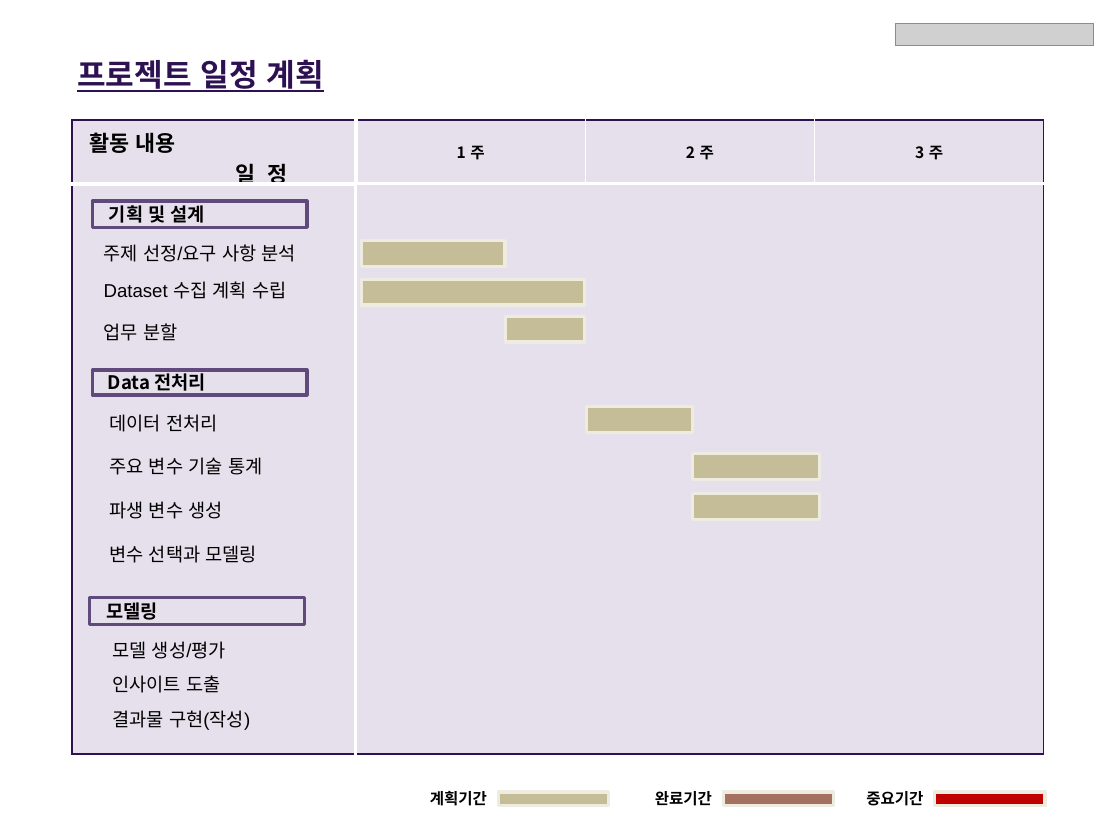
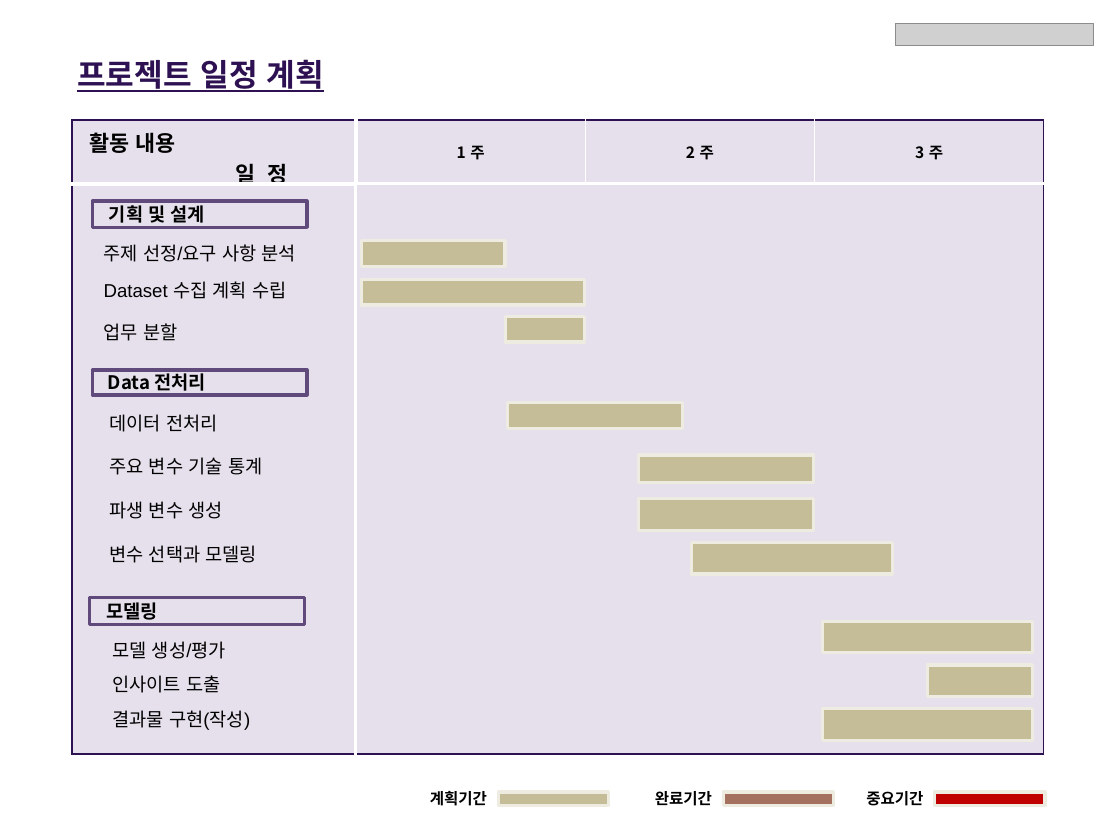
Before and after one commit to naleetwo/MidtermProject, a slide deck: slide 8 of PPT/중간프로젝트 기획안 _ (2팀)_20230402_SeokwonNa.pptx. Drawn at 1120x840 pixels with LibreOffice and Linux fonts; fonts in the diff are those of the drawing; grey boxes stand for pictures. Boxes give left, top, right and bottom in pixels: in the first picture for what was removed or moved away, otherwise in the second. Text is boxed around its words. In the diff, an @@ line names an element or a change of style, - is before the commit and + after.

```diff
--- a/PPT/중간프로젝트 기획안 _ (2팀)_20230402_SeokwonNa.pptx
+++ b/PPT/중간프로젝트 기획안 _ (2팀)_20230402_SeokwonNa.pptx
@@ rectangle: place and size @@
-rectangle at bbox=[587, 407, 692, 432]
+rectangle at bbox=[507, 402, 682, 428]
@@ rectangle: place and size @@
-rectangle at bbox=[692, 454, 820, 479]
+rectangle at bbox=[638, 455, 813, 483]
@@ rectangle: place and size @@
-rectangle at bbox=[692, 494, 820, 520]
+rectangle at bbox=[638, 498, 813, 530]
@@ rectangle added at bbox=[691, 542, 893, 573], fill #C4BD97, outline #EEECE1 2 pt @@
@@ rectangle added at bbox=[822, 622, 1033, 653], fill #C4BD97, outline #EEECE1 2 pt @@
@@ rectangle added at bbox=[927, 665, 1033, 697], fill #C4BD97, outline #EEECE1 2 pt @@
@@ rectangle added at bbox=[822, 709, 1033, 740], fill #C4BD97, outline #EEECE1 2 pt @@
```
Also in this commit, not shown: 1 other slide changed.
